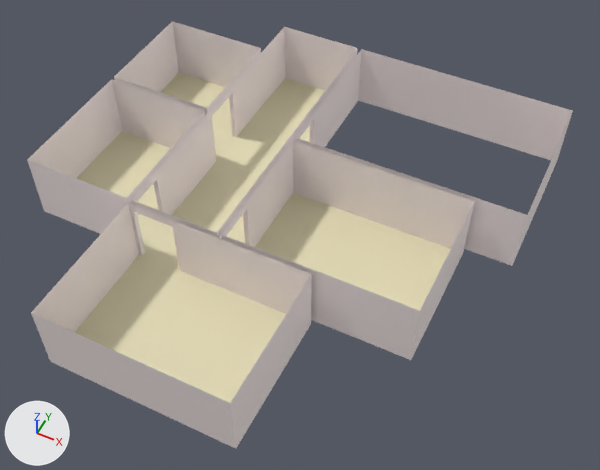
The FBX model Assets/Art/Models/cvartirafbx.fbx, before and after one commit.
One viewpoint serves both versions: a 50 mm lens placed at (31.2, -123.7, 123.4), pointed at (-19.1, -23.0, -2.5). The lights are fixed; the arrows at lower left show +X, +Y and +Z. Where no turn or scale is listed for an object, it has been applied to the vertices.

Objects in the first picture: 'bathroom', 'cladovka', 'coridor', 'kuhnia', 'my room', 'prihozh', 'zal'.
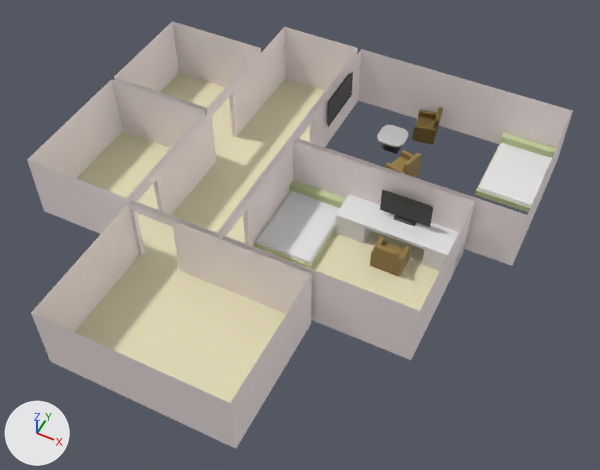
What changed in the scene script:
```text
Add ob_cube_009:
    ob_cube_009 = bpy.data.objects.new('Cube.009', me_cube_013)  # 34 vertices, 31 faces; spans x -5.41..5.41, y -0.75..1.77, z -3.87..2.89; in mat_material_014 (black #3a3a3a)
    ob_cube_009.location = (-1.1, -11.3, 3.1)
Add ob_cube_007:
    ob_cube_007 = bpy.data.objects.new('Cube.007', me_cube_011)  # 760 vertices, 752 faces; spans x -2.96..3.23, y -3.53..3.56, z -1.53..5.27; in mat_material_007 (brown #967c44)
    ob_cube_007.location = (-8.6, 21.6, -4.8)
Add ob_cube_005:
    ob_cube_005 = bpy.data.objects.new('Cube.005', me_cube_008)  # 72 vertices, 68 faces; spans x -6.6..6.6, y -8.7..9.4, z -1.0..2.9; in mat_material_013 (green #c7d39e), mat_material_012 (white #e7e7e7)
    ob_cube_005.location = (14.9, 16.1, -5.1)
Add ob_cube_002:
    ob_cube_002 = bpy.data.objects.new('Cube.002', me_cube_005)  # 16 vertices, 14 faces; spans x -0.39..0.45, y -6.42..6.42, z -3.43..3.43; in mat_material_008 (black #3a3a3a)
    ob_cube_002.location = (-27.1, 12.5, 4.0)
Add ob_cube_004:
    ob_cube_004 = bpy.data.objects.new('Cube.004', me_cube_008.copy())
    ob_cube_004.location = (-20.9, -18.9, -5.3)
Add ob_cube_001:
    ob_cube_001 = bpy.data.objects.new('Cube.001', me_cube_004)  # 760 vertices, 752 faces; spans x -3.24..3.43, y -3.77..3.72, z -1.53..5.27; in mat_material_007 (brown #967c44)
    ob_cube_001.location = (-8.3, 6.1, -4.8)
Add ob_cube_003:
    ob_cube_003 = bpy.data.objects.new('Cube.003', me_cube_006)  # 120 vertices, 111 faces; spans x -3.23..3.23, y -3.23..3.23, z -3.09..0.27; in mat_material_009 (white #e7e7e7), mat_material_011 (dark grey #494949)
    ob_cube_003.location = (-13.9, 13.9, -3.0)
Add ob_cube_006:
    ob_cube_006 = bpy.data.objects.new('Cube.006', me_cube_010)  # 24 vertices, 22 faces; spans x -1.0..24.9, y -3.3..3.3, z -1.0..4.5
    ob_cube_006.location = (-13.4, -12.8, -5.3)
Add ob_cube_008:
    ob_cube_008 = bpy.data.objects.new('Cube.008', me_cube_012)  # 760 vertices, 752 faces; spans x -3.22..3.21, y -2.9..2.51, z -1.53..5.27; in mat_material_007 (brown #967c44)
    ob_cube_008.location = (-1.0, -18.7, -4.7)
```

Changed parts and their boxes (x1, y1, x2, y2) in the pictures (600 x 470 px):
'Cube.004', added: after (253, 180, 346, 269)
'Cube.005', added: after (475, 132, 556, 212)
'Cube.006', added: after (335, 194, 467, 275)
'Cube.009', added (black): after (380, 190, 433, 227)
'Cube.008', added (brown): after (370, 236, 410, 277)
'Cube.007', added (brown): after (412, 107, 443, 145)
'Cube.002', added (black): after (327, 71, 353, 127)
'Cube.003', added: after (377, 125, 408, 154)
'Cube.001', added (brown): after (385, 150, 421, 177)
